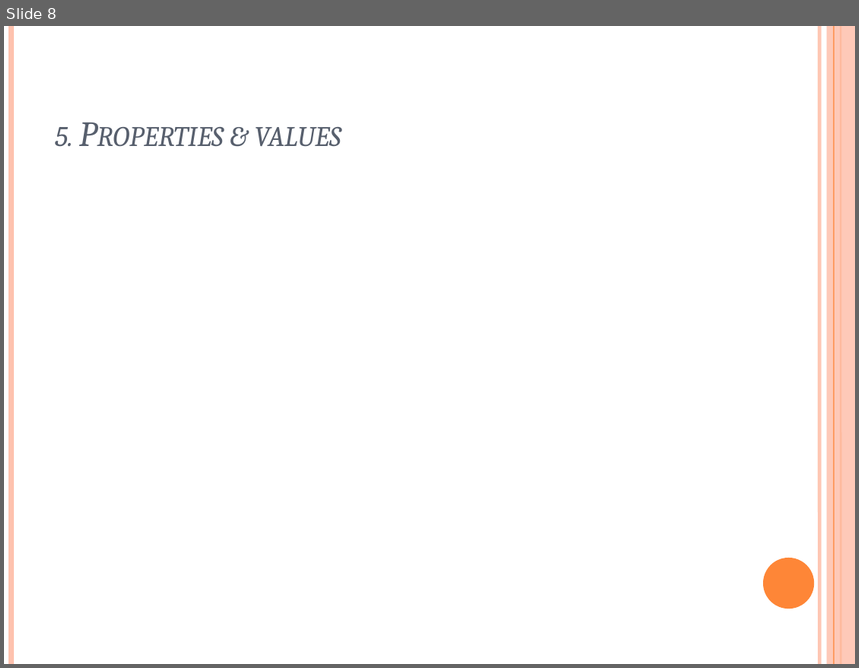
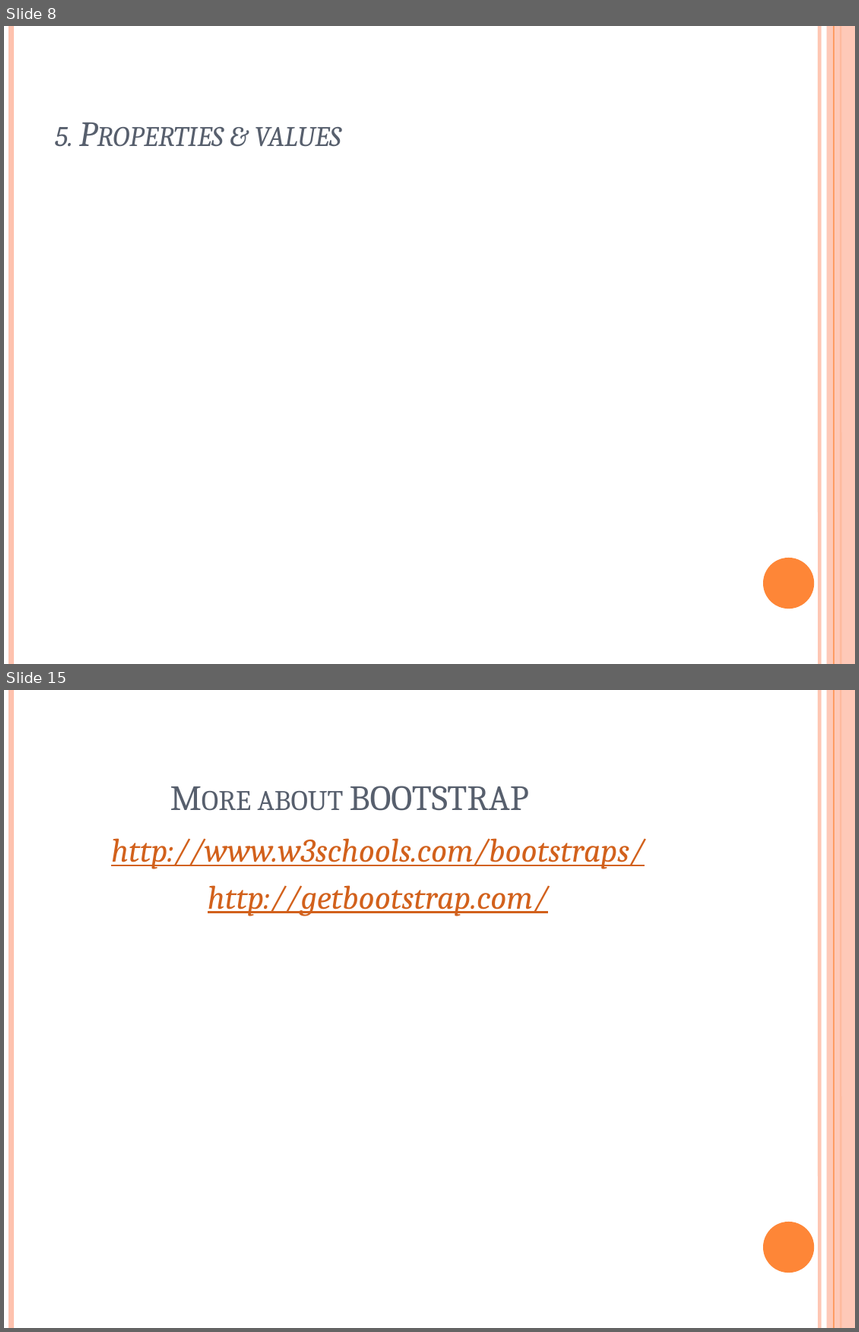
Before and after one commit to Group2FPTUniversity/Presentations, a slide deck: Presentation CSS.pptx. Shown one above the other, each under a label of ours: slide 8 before the commit, slides 8 and 15 after it; the slides between them are not shown. The pictures are 859x668 and 859x1332 pixels, drawn with LibreOffice and Linux fonts; fonts in the diff are those of the drawing. Boxes give left, top, right and bottom in pixels: in the first picture for what was removed or moved away, otherwise in the second. Text is boxed around its words. In the diff, an @@ line names an element or a change of style, - is before the commit and + after.

```diff
--- a/Presentation CSS.pptx
+++ b/Presentation CSS.pptx
@@ slide 15 added at (x1=4, y1=690, x2=855, y2=1328), background #FFFFFF; not listed: 6 template elements that a slide beside it also shows @@
@@ title added at (x1=258, y1=786, x2=529, y2=811), 30 pt, text #575F6D, small capitals @@
+More about BOOTSTRAP
@@ text added at (x1=111, y1=838, x2=645, y2=916), 28 pt, text #D2611C, italic, underline @@
+http://www.w3schools.com/bootstraps/
+http://getbootstrap.com/
```
Also in this commit, not shown: 1 slide changed, 5 other slides added, 1 other file.
